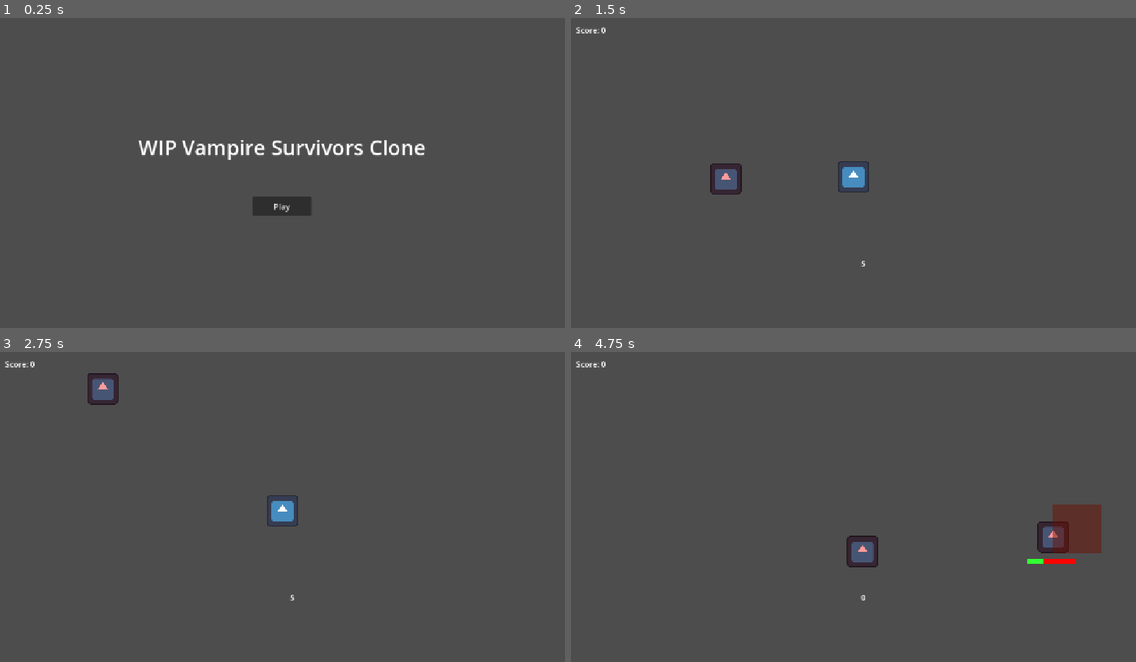
Above: before the commit, frames 1-4 (two rows, left to right).
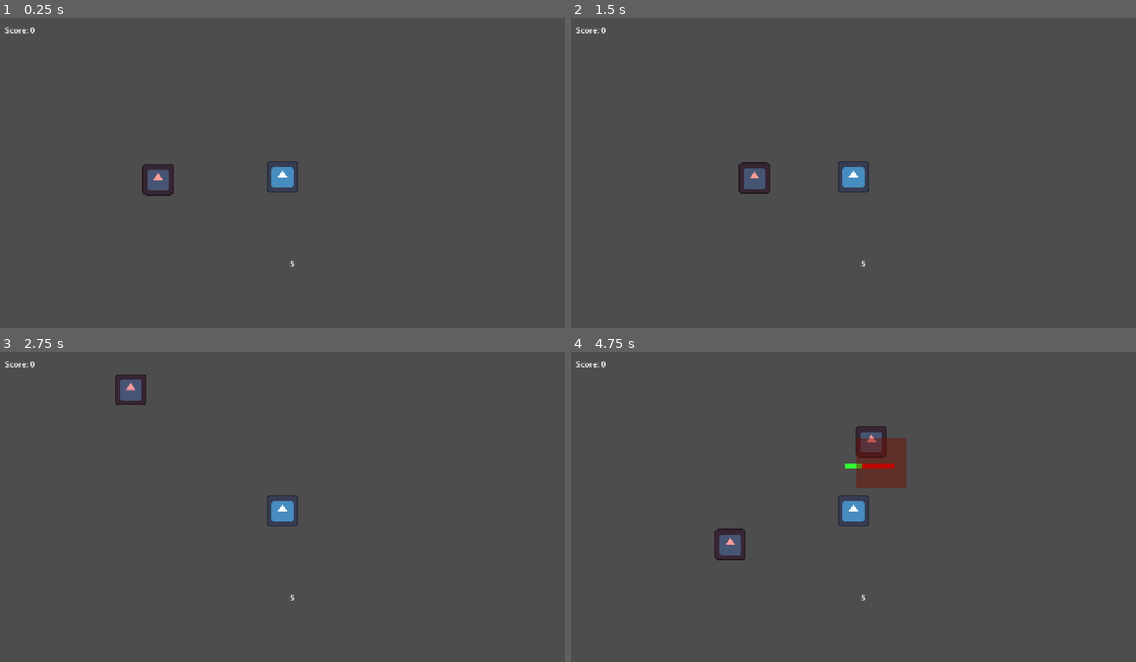
Above: after the commit, the same moments.

Repository: Enckripted/vampire-survivors-lite
Game: Godot game, scene res://game_scene.tscn
The game is run twice, just before and just after one commit, with the same random seed, the same clock (stepped at 60 frames per second) and the same inputs. Before the commit the project starts from res://ui/main_menu.tscn. The engine's default icon, where the game draws it, is replaced by a stand-in: a white triangle on a blue panel in a dark square.
Inputs (mouse positions are in pixels of both pictures, inside the frame that each line leads up to):
- Up to frame 1 (0.25 s): no input
- Up to frame 2 (1.5 s): click (853, 207) at 0.5 s, where only the run before the commit has a clickable "Play"; hold Right (ui_right) from 1.28 s (still down)
- Up to frame 3 (2.75 s): release Right (ui_right) at 2.03 s; hold Down (ui_down) from 2.03 s (still down)
- Up to frame 4 (4.75 s): release Down (ui_down) at 2.78 s; hold Right (ui_right) 2.78-3.53 s; hold Up (ui_up) 3.53-4.28 s; hold Left (ui_left) from 4.28 s (still down)

The runs differ from the first frame. In frame 1, 2.6% of the frame differs, in the area x 0-76%, y 2-81%; in frame 2, 1.0%; in frame 3, 1.0%; in frame 4, 4.9%, in the area x 25-94%, y 23-81%.

Commit message:
chore: add support for multiple enemy spawns

Diff:
--- a/entities/entity.gd
+++ b/entities/entity.gd
@@ -1,6 +1,7 @@
 @abstract class_name Entity
 extends CharacterBody2D
 signal died
+signal despawned
 
 @export var max_health := 100
 @export var immunity_time := 0.0
@@ -29,6 +30,10 @@
 
 func kill() -> void:
 	died.emit()
+	despawn()
+
+func despawn() -> void:
+	despawned.emit()
 	queue_free()
 
 func _ready() -> void:
--- a/game_objects/enemy_spanwer.gd
+++ /dev/null
@@ -1,40 +0,0 @@
-# we want to spawn enemies just outside of player view
-extends Timer
-
-@export var enemy_scene: PackedScene
-@export var spawn_limit: int
-
-var spawned_enemies: int
-
-func on_enemy_death():
-	spawned_enemies -= 1
-
-func find_enemy_spawn_location() -> Vector2:
-	var camera = get_viewport().get_camera_2d()
-	var vrect = get_viewport().get_visible_rect().size
-	var center = camera.get_screen_center_position()
-
-	var width_ratio = vrect.x / (vrect.x + vrect.y)
-	var side = -1 + 2*floor(randf() / 0.5)
-	if randf() <= width_ratio: #do it on the horizontal side
-		return center + Vector2((randf()*vrect.x), (side * vrect.y/2))
-	else: #do it on the vertical side
-		return center + Vector2((side * vrect.x/2), (randf()*vrect.y))
-
-func spawn_enemy_at(spawn_pos: Vector2) -> void:
-	var n_enemy = enemy_scene.instantiate() as Enemy
-	n_enemy.position = spawn_pos
-	n_enemy.died.connect(on_enemy_death)
-
-	add_child(n_enemy)
-	spawned_enemies += 1
-
-func attempt_enemy_spawn() -> void:
-	if spawned_enemies >= spawn_limit or get_viewport().get_camera_2d() == null:
-		return
-
-	var spawn_location = find_enemy_spawn_location()
-	spawn_enemy_at(spawn_location)
-
-func _on_timeout() -> void:
-	attempt_enemy_spawn()
--- a/game_objects/enemy_spawner.tscn
+++ /dev/null
@@ -1,13 +0,0 @@
-[gd_scene format=3 uid="uid://gml0axyg56wa"]
-
-[ext_resource type="Script" uid="uid://lo5akuv4h68j" path="res://game_objects/enemy_spanwer.gd" id="1_00s5r"]
-[ext_resource type="PackedScene" uid="uid://du51owic3w7br" path="res://entities/enemies/basic_enemy.tscn" id="2_63vqd"]
-
-[node name="EnemySpawner" type="Timer" unique_id=2138630692]
-wait_time = 5.0
-autostart = true
-script = ExtResource("1_00s5r")
-enemy_scene = ExtResource("2_63vqd")
-spawn_limit = 3
-
-[connection signal="timeout" from="." to="." method="_on_timeout"]
--- /dev/null
+++ b/game_objects/spawners/enemy_spanwer.gd
@@ -0,0 +1,58 @@
+# we want to spawn enemies just outside of player view
+extends Timer
+
+@export var spawn_entries: Array[EnemySpawnEntry] = []
+var spawned_count: Array[int] = []
+var spawn_weight_sum := 0
+
+func on_enemy_despawn(index: int):
+	spawned_count[index] -= 1
+
+func choose_rand_enemy_index() -> int:
+	assert(spawn_weight_sum > 0)
+
+	var chosen = randi_range(1, spawn_weight_sum)
+	var sum = 0
+	for i in range(spawn_entries.size()):
+		sum += spawn_entries[i].spawn_weight
+		if sum >= chosen:
+			return i
+	return 0
+
+func find_enemy_spawn_location() -> Vector2:
+	var camera = get_viewport().get_camera_2d()
+	var vrect = get_viewport().get_visible_rect().size
+	var center = camera.get_screen_center_position()
+
+	var width_ratio = vrect.x / (vrect.x + vrect.y)
+	var side = -1 + 2*floor(randf() / 0.5)
+	if randf() <= width_ratio: #do it on the horizontal side
+		return center + Vector2((randf()*vrect.x), (side * vrect.y/2))
+	else: #do it on the vertical side
+		return center + Vector2((side * vrect.x/2), (randf()*vrect.y))
+
+func spawn_enemy_at(index: int, spawn_pos: Vector2) -> void:
+	var n_enemy = spawn_entries[index].enemy_scene.instantiate() as Enemy
+	n_enemy.position = spawn_pos
+	n_enemy.despawned.connect(func ():
+		on_enemy_despawn(index)
+	)
+
+	add_child(n_enemy)
+	spawned_count[index] += 1
+
+func attempt_enemy_spawn() -> void:
+	var index = choose_rand_enemy_index()
+	if spawned_count[index] >= spawn_entries[index].spawn_limit or get_viewport().get_camera_2d() == null:
+		return
+
+	var spawn_location = find_enemy_spawn_location()
+	spawn_enemy_at(index, spawn_location)
+
+func _on_timeout() -> void:
+	attempt_enemy_spawn()
+
+func _ready() -> void:
+	for entry in spawn_entries:
+		spawn_weight_sum += entry.spawn_weight
+		spawned_count.append(0)
--- /dev/null
+++ b/game_objects/spawners/enemy_spawner.tscn
@@ -0,0 +1,20 @@
+[gd_scene format=3 uid="uid://gml0axyg56wa"]
+
+[ext_resource type="Script" uid="uid://lo5akuv4h68j" path="res://game_objects/spawners/enemy_spanwer.gd" id="1_00s5r"]
+[ext_resource type="PackedScene" uid="uid://du51owic3w7br" path="res://entities/enemies/basic_enemy.tscn" id="2_63vqd"]
+[ext_resource type="Script" uid="uid://curaiybuvy8xy" path="res://game_objects/spawners/enemy_spawner_entry.gd" id="2_dkgs7"]
+
+[sub_resource type="Resource" id="Resource_si2vd"]
+script = ExtResource("2_dkgs7")
+enemy_scene = ExtResource("2_63vqd")
+spawn_limit = 3
+spawn_weight = 1
+metadata/_custom_type_script = "uid://curaiybuvy8xy"
+
+[node name="EnemySpawner" type="Timer" unique_id=2138630692]
+wait_time = 5.0
+autostart = true
+script = ExtResource("1_00s5r")
+spawn_entries = Array[ExtResource("2_dkgs7")]([SubResource("Resource_si2vd")])
+
+[connection signal="timeout" from="." to="." method="_on_timeout"]
--- /dev/null
+++ b/game_objects/spawners/enemy_spawner_entry.gd
@@ -0,0 +1,6 @@
+class_name EnemySpawnEntry
+extends Resource
+
+@export var enemy_scene: PackedScene
+@export var spawn_limit := 0
+@export var spawn_weight := 1
--- a/project.godot
+++ b/project.godot
@@ -11,7 +11,7 @@
 [application]
 
 config/name="vampire survivors lite"
-run/main_scene="uid://bq4inxppukjcj"
+run/main_scene="uid://dthxuak5lwpbh"
 config/features=PackedStringArray("4.7", "Forward Plus")
 config/icon="res://icon.svg"
 
Renamed: game_objects/enemy_spanwer.gd.uid -> game_objects/spawners/enemy_spanwer.gd.uid
Not shown, added: game_objects/spawners/enemy_spawner_entry.gd.uid
